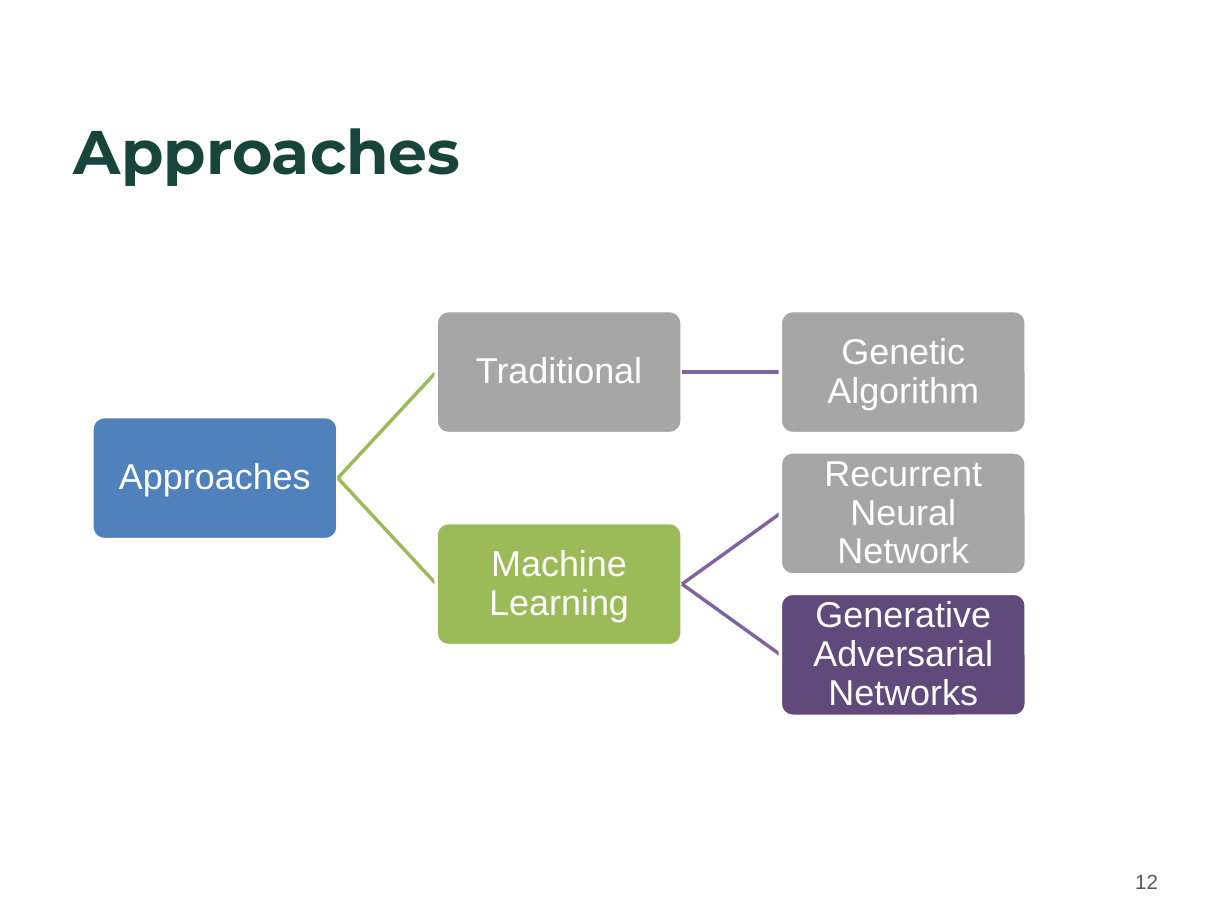
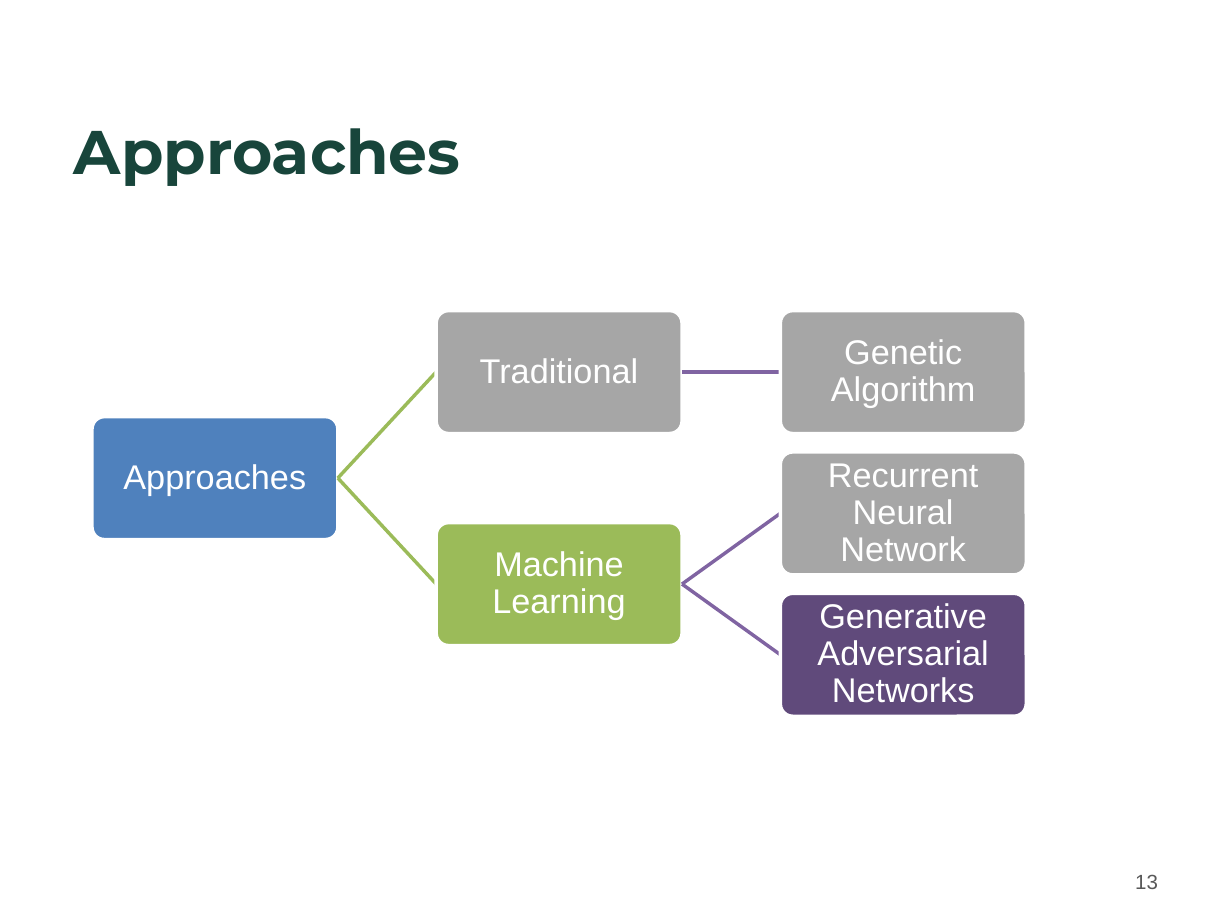
Before and after one commit to Strideradu/17spr_wang_zhu_du, a slide deck: slide 13 of Wei-GA.pptx (slide 12 before the commit). Drawn at 1232x924 pixels with LibreOffice and Linux fonts; fonts in the diff are those of the drawing; background and template pictures are left out. Boxes give left, top, right and bottom in pixels: in the first picture for what was removed or moved away, otherwise in the second. Text is boxed around its words. In the diff, an @@ line names an element or a change of style, - is before the commit and + after.

```diff
--- a/Wei-GA.pptx
+++ b/Wei-GA.pptx
@@ size 21 to 20 pt in 6 elements at bbox=[123, 464, 306, 495], bbox=[480, 358, 639, 383], bbox=[831, 339, 976, 408], bbox=[492, 551, 625, 620], bbox=[828, 463, 978, 561], bbox=[817, 603, 988, 703] @@
@@ page number at bbox=[1135, 874, 1158, 889]: text changed @@
-12
+13
```
Also in this commit, not shown: 4 other slides changed, 2 slides added, 11 other files.
